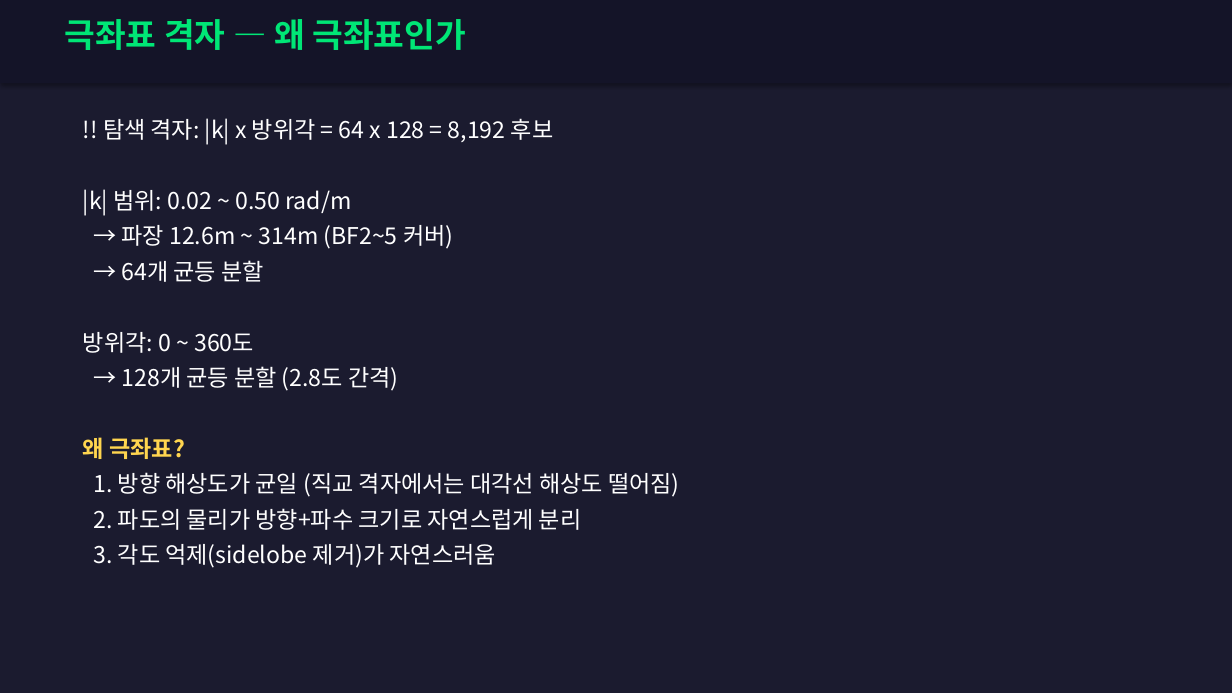
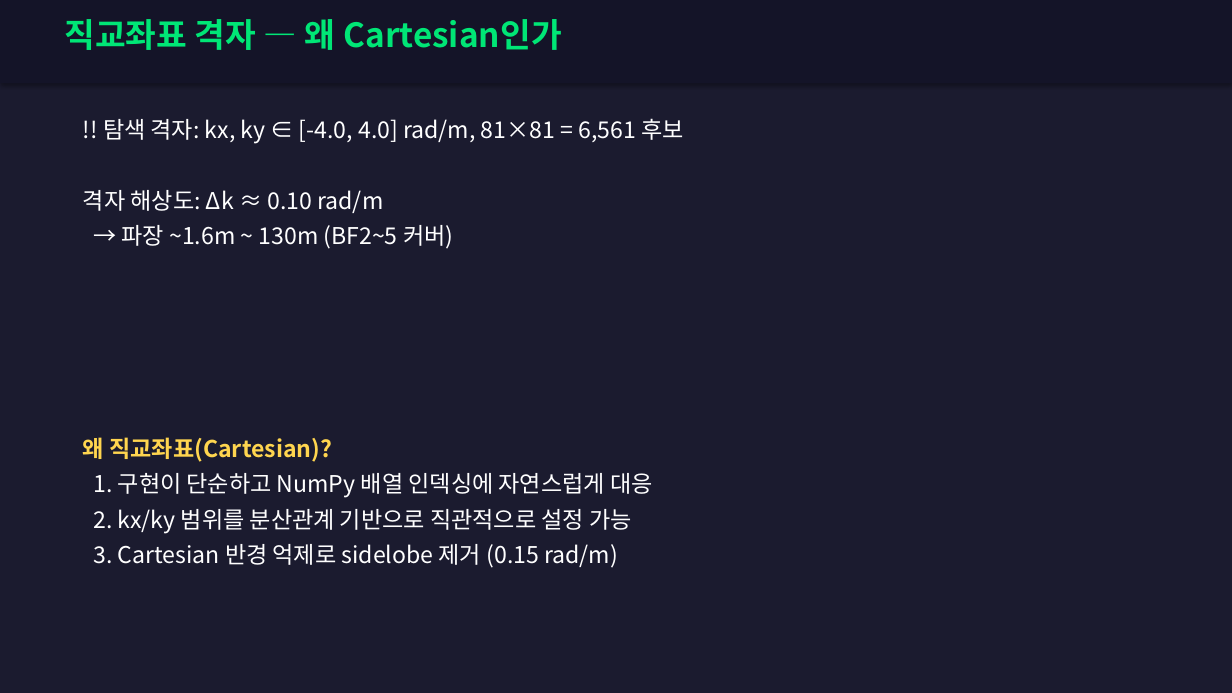
Before and after one commit to SAEYONGPARK94/wavesplat, a slide deck: slide 49 of wavesplat/docs/WaveSplat_Algorithm_Guide.pptx. Drawn at 1232x693 pixels with LibreOffice and Linux fonts; fonts in the diff are those of the drawing. Boxes give left, top, right and bottom in pixels: in the first picture for what was removed or moved away, otherwise in the second. Text is boxed around its words. In the diff, an @@ line names an element or a change of style, - is before the commit and + after.

```diff
--- a/wavesplat/docs/WaveSplat_Algorithm_Guide.pptx
+++ b/wavesplat/docs/WaveSplat_Algorithm_Guide.pptx
@@ text at [64, 19, 561, 50]: text changed @@
-극좌표 격자 — 왜 극좌표인가
+직교좌표 격자 — 왜 Cartesian인가
@@ text at [83, 118, 685, 568]: text changed @@
-!! 탐색 격자: |k| x 방위각 = 64 x 128 = 8,192 후보
-|k| 범위: 0.02 ~ 0.50 rad/m
-→ 파장 12.6m ~ 314m (BF2~5 커버)
-→ 64개 균등 분할
-방위각: 0 ~ 360도
-→ 128개 균등 분할 (2.8도 간격)
-왜 극좌표?
-1. 방향 해상도가 균일 (직교 격자에서는 대각선 해상도 떨어짐)
-2. 파도의 물리가 방향+파수 크기로 자연스럽게 분리
-3. 각도 억제(sidelobe 제거)가 자연스러움
+!! 탐색 격자: kx, ky ∈ [-4.0, 4.0] rad/m, 81×81 = 6,561 후보
+격자 해상도: Δk ≈ 0.10 rad/m
+→ 파장 ~1.6m ~ 130m (BF2~5 커버)
+왜 직교좌표(Cartesian)?
+1. 구현이 단순하고 NumPy 배열 인덱싱에 자연스럽게 대응
+2. kx/ky 범위를 분산관계 기반으로 직관적으로 설정 가능
+3. Cartesian 반경 억제로 sidelobe 제거 (0.15 rad/m)
```
Also in this commit, not shown: 2 other slides changed, 2 other files.
